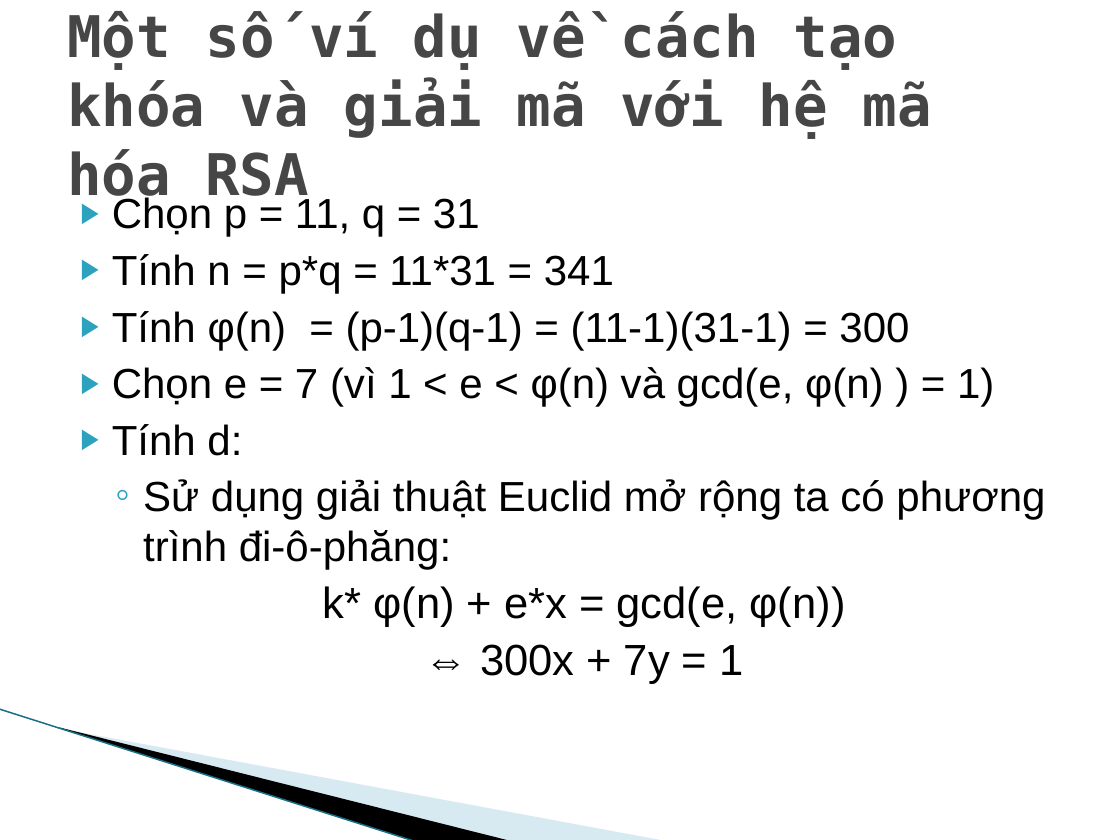
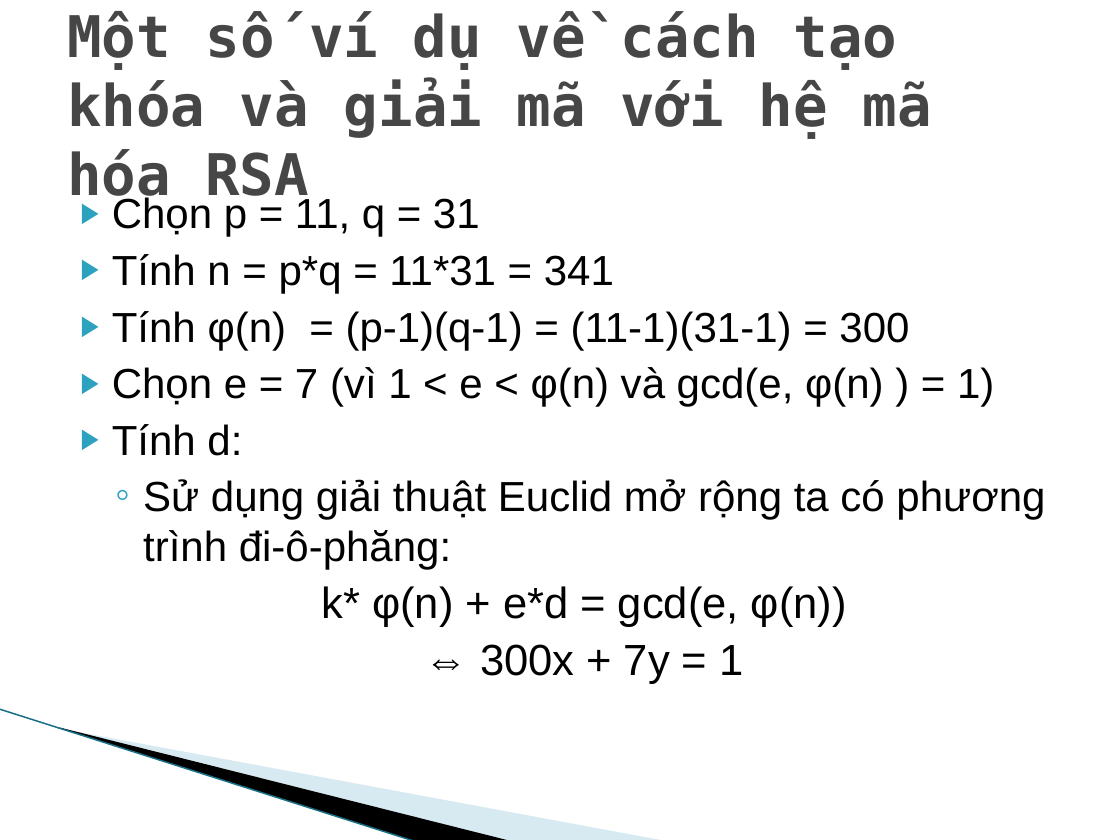
Before and after one commit to datnmdev/RSA-ATVBMTT, a slide deck: slide 11 of ATVBMHTTT.pptx. Drawn at 1120x840 pixels with LibreOffice and Linux fonts; fonts in the diff are those of the drawing; background and template pictures are left out. Boxes give left, top, right and bottom in pixels: in the first picture for what was removed or moved away, otherwise in the second. Text is boxed around its words. In the diff, an @@ line names an element or a change of style, - is before the commit and + after.

```diff
--- a/ATVBMHTTT.pptx
+++ b/ATVBMHTTT.pptx
@@ text at [321, 586, 847, 627]: text changed @@
-  k* φ(n) + e*x = gcd(e, φ(n))
+  k* φ(n) + e*d = gcd(e, φ(n))
```
Also in this commit, not shown: 2 other slides changed, 1 slide added, 4 other files.
